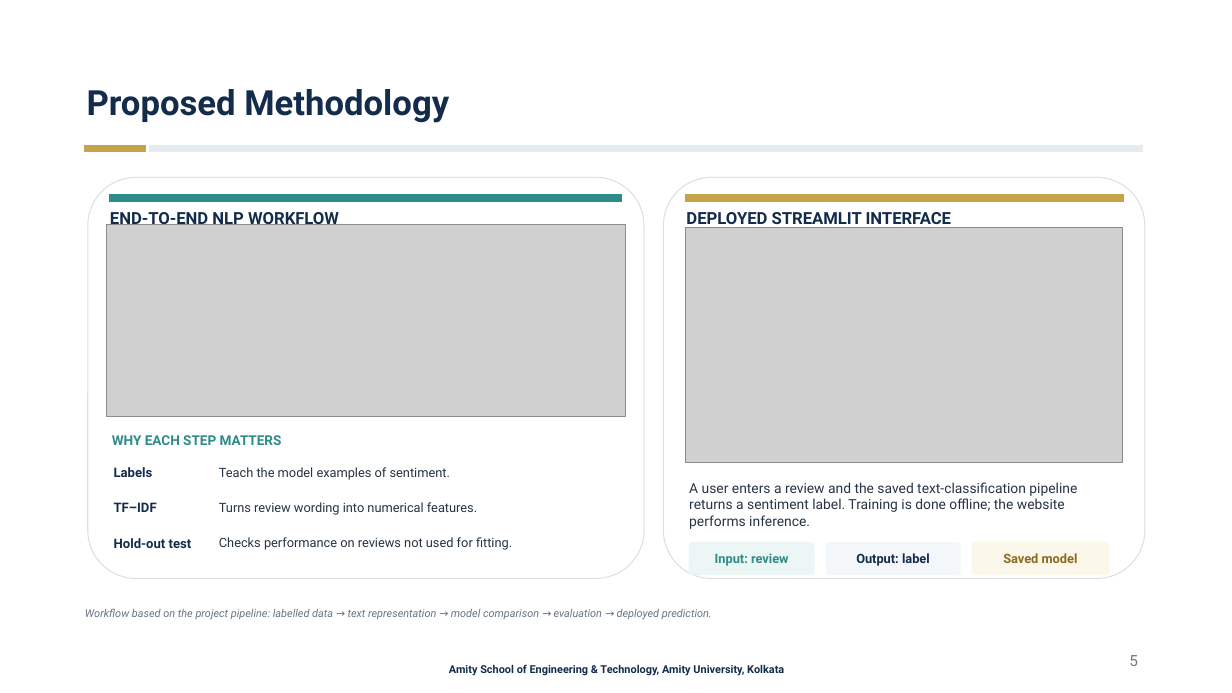
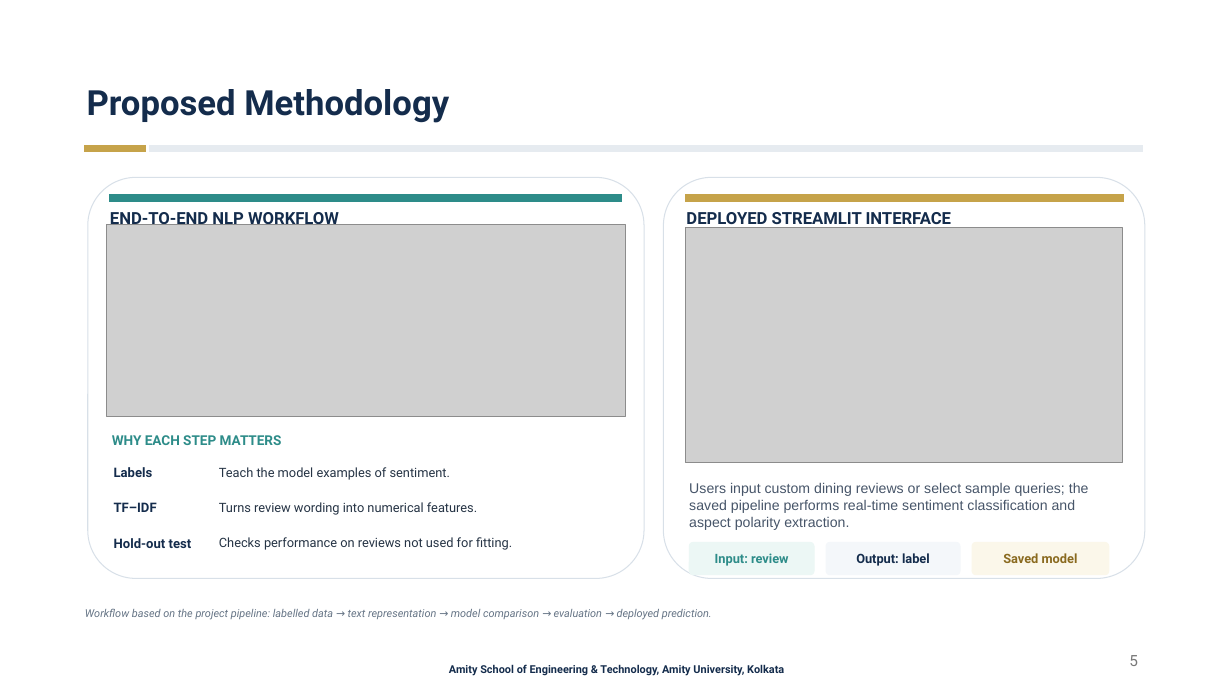
Before and after one commit to tanimnaha/food-review-intelligence, a slide deck: slide 5 of presentation/Kolkata_FoodLens_Minor_Project_Presentation.pptx. Drawn at 1232x693 pixels with LibreOffice and Linux fonts; fonts in the diff are those of the drawing; grey boxes stand for pictures. Boxes give left, top, right and bottom in pixels: in the first picture for what was removed or moved away, otherwise in the second. Text is boxed around its words. In the diff, an @@ line names an element or a change of style, - is before the commit and + after.

```diff
--- a/presentation/Kolkata_FoodLens_Minor_Project_Presentation.pptx
+++ b/presentation/Kolkata_FoodLens_Minor_Project_Presentation.pptx
@@ text at <box>689,482,1089,530</box>: text changed; size 10.8 to 11 pt; font Roboto to Arial; text colour #263445 to #475569 @@
-A user enters a review and the saved text-classification pipeline returns a sentiment label. Training is done offline; the website performs inference.
+Users input custom dining reviews or select sample queries; the saved pipeline performs real-time sentiment classification and aspect polarity extraction.
```
Also in this commit, not shown: 8 other files.
